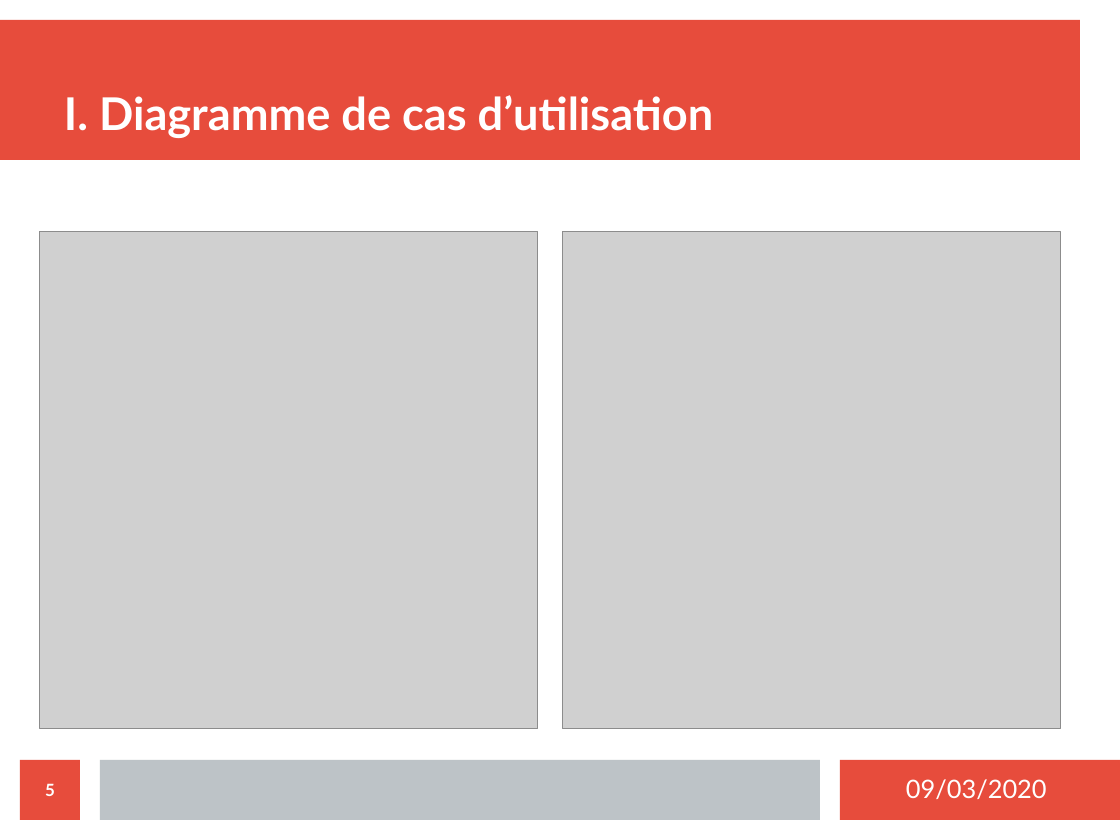
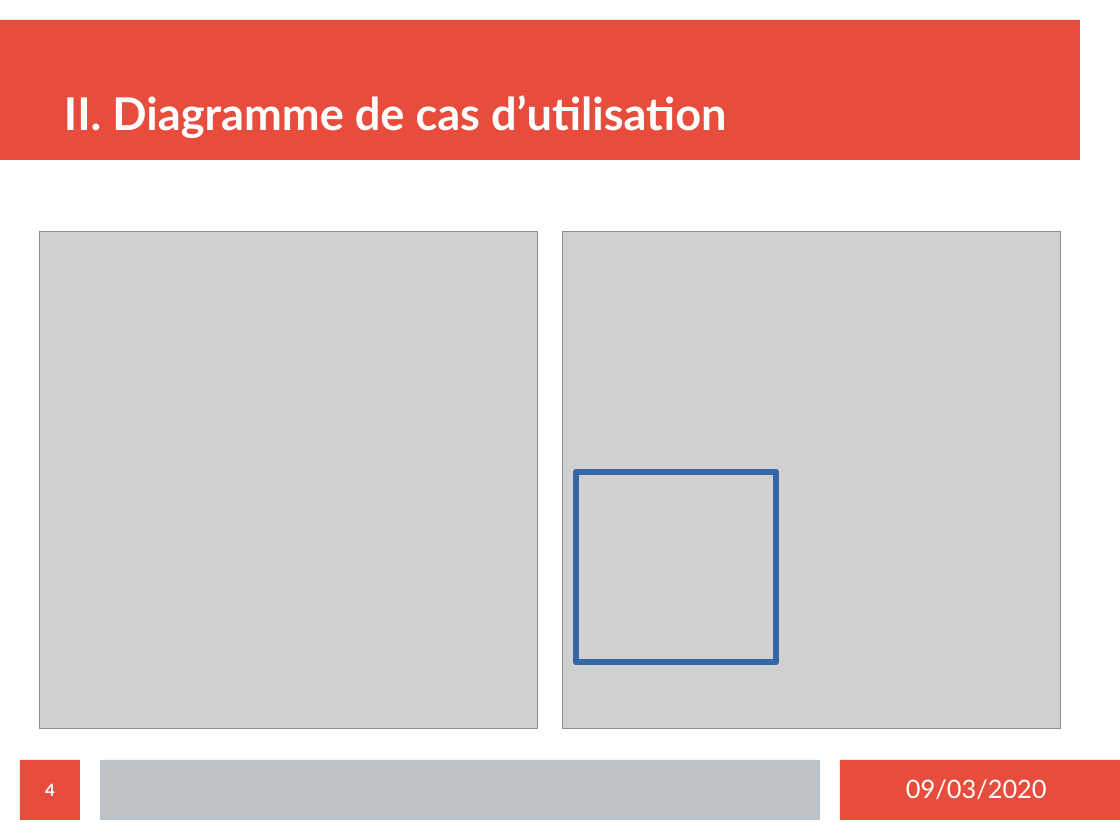
Before and after one commit to MezeretteBrice/Projet_Ronde, a slide deck: slide 4 of SOUTENANCE/Revue2/Revue2_CHEVREL.odp (slide 5 before the commit). Drawn at 1120x840 pixels with LibreOffice and Linux fonts; fonts in the diff are those of the drawing; grey boxes stand for pictures. Boxes give left, top, right and bottom in pixels: in the first picture for what was removed or moved away, otherwise in the second. Text is boxed around its words. In the diff, an @@ line names an element or a change of style, - is before the commit and + after.

```diff
--- a/SOUTENANCE/Revue2/Revue2_CHEVREL.odp
+++ b/SOUTENANCE/Revue2/Revue2_CHEVREL.odp
@@ title at box(64, 95, 727, 138): text changed @@
-I. Diagramme de cas d’utilisation
+II. Diagramme de cas d’utilisation
@@ rectangle added at box(576, 473, 776, 663), outline #3465A4 4.51 pt @@
@@ page number at box(45, 783, 55, 796): text changed @@
-5
+4
```
Also in this commit, not shown: 6 other slides changed, 2 slides added.
